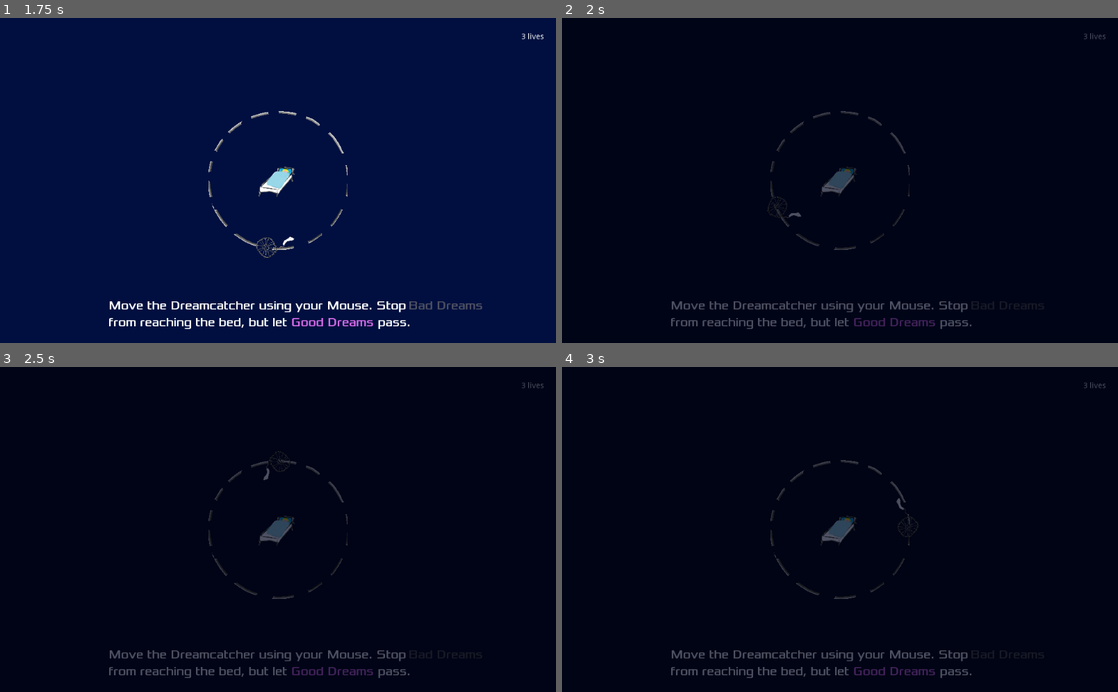
Above: before the commit, frames 1-4 (two rows, left to right).
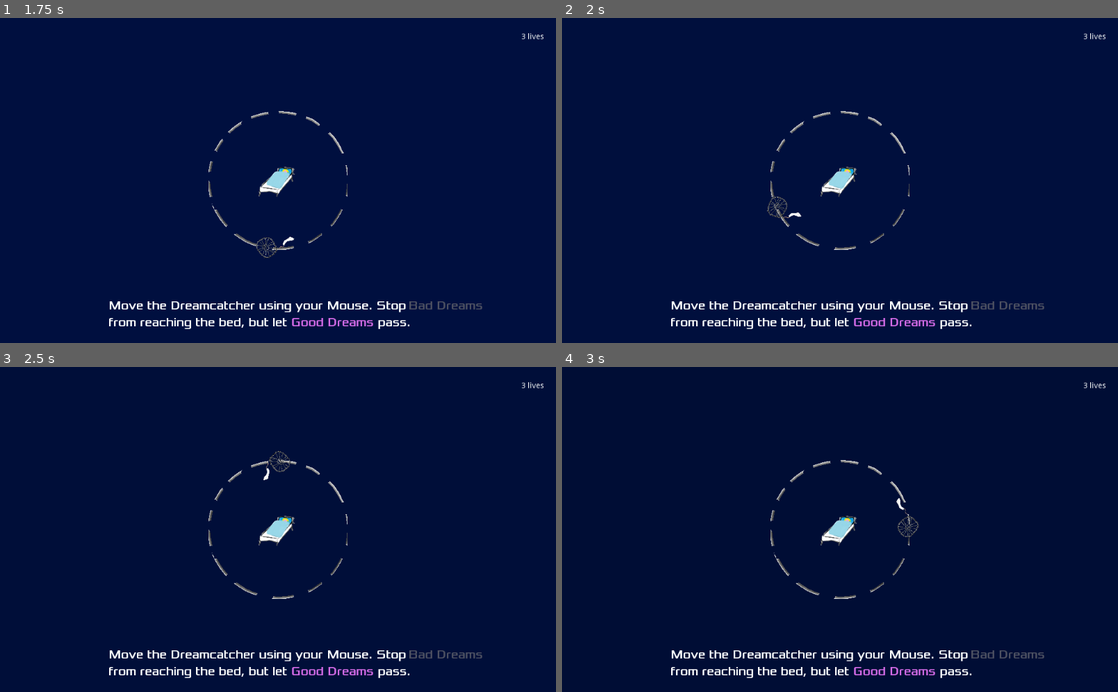
Above: after the commit, the same moments.

Repository: timmmmmb/GodotWildJam55
Game: Godot game, scene res://scenes/Level.tscn
Two runs of this game, one before a commit and one after it. Both use one fixed random seed, a clock stepped at 60 frames per second and the inputs below. This scene is started directly instead of the project's main scene.
Inputs (mouse positions are in pixels of both pictures, inside the frame that each line leads up to):
- Up to frame 1 (1.75 s): move the mouse to (400, 164) at 0.52 s; move the mouse to (166, 196) at 1.27 s
- Up to frame 2 (2 s): no input
- Up to frame 3 (2.5 s): move the mouse to (333, 458) at 2.02 s
- Up to frame 4 (3 s): move the mouse to (812, 594) at 2.77 s

Frame 1 is identical in both runs. In frame 2, 100% of the frame differs, in the area x 0-100%, y 0-100%; in frame 3, 100%; in frame 4, 100%.

Commit message:
changed the modulate

Diff:
--- a/scenes/dreams/BadDream.tscn
+++ b/scenes/dreams/BadDream.tscn
@@ -5,5 +5,8 @@
 [node name="BadDream" instance=ExtResource( 1 )]
 dream_type = 1
 
+[node name="Sprite" parent="." index="0"]
+modulate = Color( 0.309804, 0.321569, 0.388235, 1 )
+
 [node name="CanvasModulate" parent="." index="2"]
 color = Color( 0.309804, 0.321569, 0.388235, 1 )
--- a/scenes/dreams/FastDream.tscn
+++ b/scenes/dreams/FastDream.tscn
@@ -6,5 +6,8 @@
 speed = Vector2( 130, 0 )
 dream_type = 1
 
+[node name="Sprite" parent="." index="0"]
+modulate = Color( 0.960784, 1, 0.67451, 1 )
+
 [node name="CanvasModulate" parent="." index="2"]
 color = Color( 0.960784, 1, 0.67451, 1 )
--- a/scenes/dreams/GoodDream.tscn
+++ b/scenes/dreams/GoodDream.tscn
@@ -14,6 +14,7 @@
 }
 
 [node name="Sprite" type="Sprite" parent="."]
+modulate = Color( 0.839216, 0.423529, 0.909804, 1 )
 position = Vector2( -3.05176e-05, -3.8147e-06 )
 scale = Vector2( 0.35, 0.35 )
 texture = ExtResource( 2 )
@@ -22,6 +23,3 @@
 position = Vector2( -2, -4 )
 rotation = 1.5708
 shape = SubResource( 1 )
-
-[node name="CanvasModulate" type="CanvasModulate" parent="."]
-color = Color( 0.839216, 0.423529, 0.909804, 1 )
--- a/scenes/dreams/RandomDream.gd
+++ b/scenes/dreams/RandomDream.gd
@@ -12,10 +12,10 @@
 func _reveal():
 	if randi() % 2 == 0:
 		self.dream_type = DreamType.BAD
-		$CanvasModulate.color = "4f5263"
+		$Sprite.modulate = "4f5263"
 	else:
 		self.dream_type = DreamType.GOOD
-		$CanvasModulate.color = "d66ce8"
+		$Sprite.modulate = "d66ce8"
 
 	is_revealed = true
 	_set_dream_texture()
--- a/scenes/dreams/RandomDream.tscn
+++ b/scenes/dreams/RandomDream.tscn
@@ -9,7 +9,5 @@
 dream_type = 2
 
 [node name="Sprite" parent="." index="0"]
+modulate = Color( 1, 1, 1, 1 )
 texture = ExtResource( 3 )
-
-[node name="CanvasModulate" parent="." index="2"]
-color = Color( 1, 1, 1, 1 )
--- a/scenes/dreams/SpiralDream.tscn
+++ b/scenes/dreams/SpiralDream.tscn
@@ -6,5 +6,5 @@
 speed = Vector2( 100, 150 )
 dream_type = 1
 
-[node name="CanvasModulate" parent="." index="2"]
-color = Color( 0.25098, 0.466667, 0.266667, 1 )
+[node name="Sprite" parent="." index="0"]
+modulate = Color( 0.25098, 0.466667, 0.266667, 1 )
